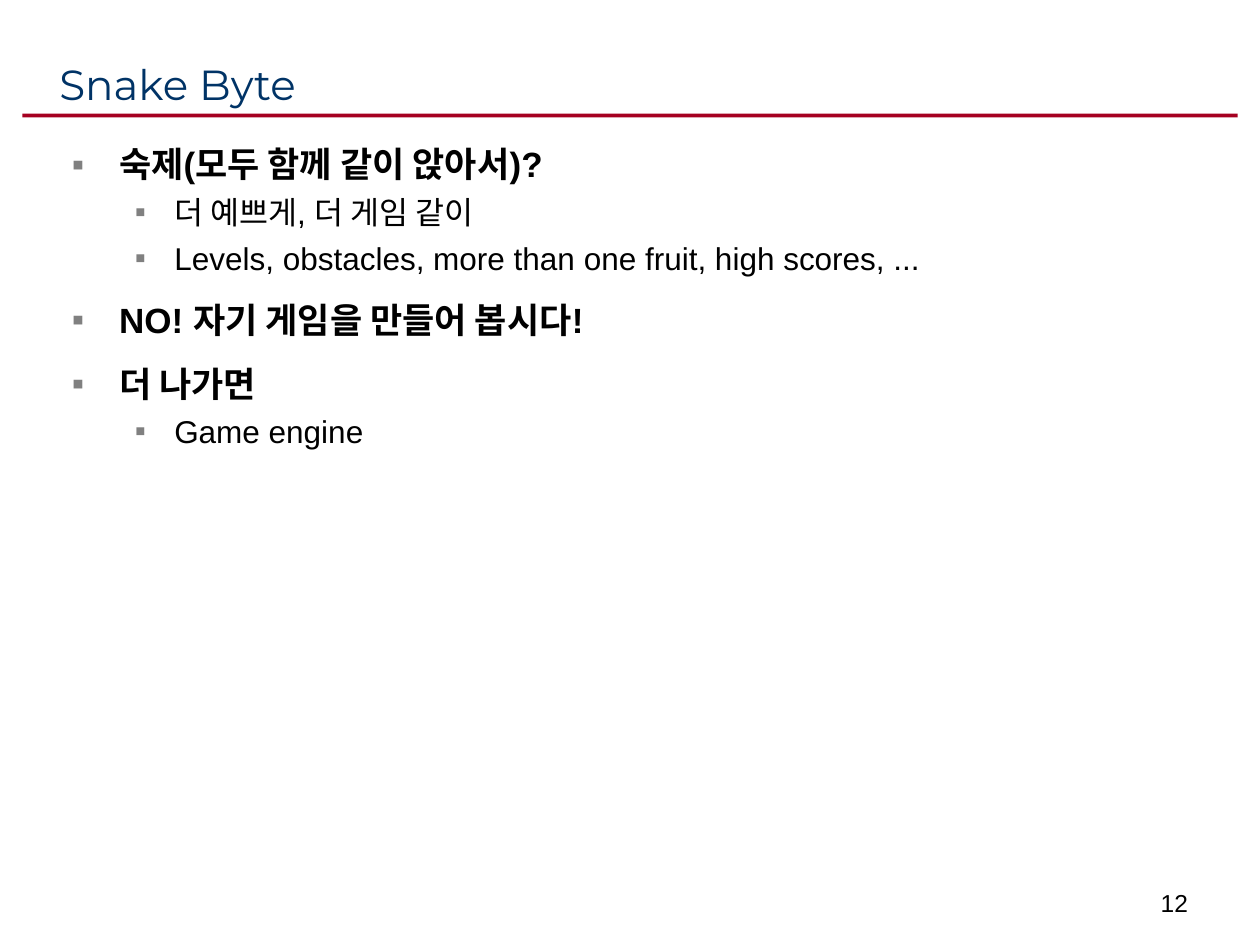
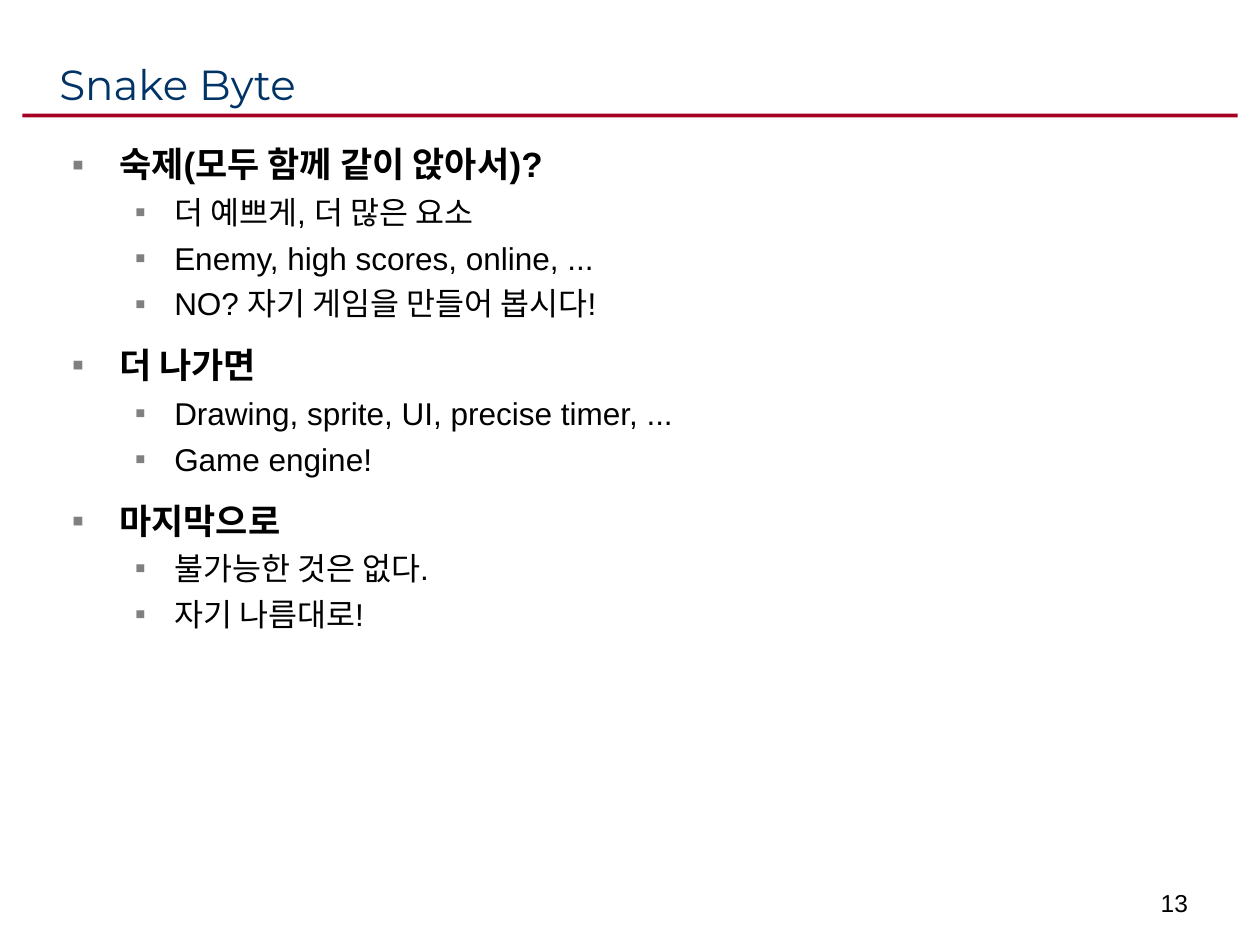
Before and after one commit to lazy5f/tutorial, a slide deck: slide 13 of pyqt/pyqt-ienpro.ppt (slide 12 before the commit). Drawn at 1260x945 pixels with LibreOffice and Linux fonts; fonts in the diff are those of the drawing. Boxes give left, top, right and bottom in pixels: in the first picture for what was removed or moved away, otherwise in the second. Text is boxed around its words. In the diff, an @@ line names an element or a change of style, - is before the commit and + after.

```diff
--- a/pyqt/pyqt-ienpro.ppt
+++ b/pyqt/pyqt-ienpro.ppt
@@ text at [174, 198, 597, 318]: text changed @@
-  ▪ 더 예쁘게, 더 게임 같이
-  ▪ Levels, obstacles, more than one fruit, high scores, ...
-▪ NO! 자기 게임을 만들어 봅시다!
+  ▪ 더 예쁘게, 더 많은 요소
+  ▪ Enemy, high scores, online, ...
+  ▪ NO? 자기 게임을 만들어 봅시다!
@@ text at [119, 402, 638, 629]: text changed @@
-  ▪ Game engine
+  ▪ Drawing, sprite, UI, precise timer, ...
+  ▪ Game engine!
+▪ 마지막으로
+  ▪ 불가능한 것은 없다.
+  ▪ 자기 나름대로!
@@ page number at [1161, 895, 1188, 913]: text changed @@
-12
+13
```
Also in this commit, not shown: 2 other slides changed, 1 slide added, 11 other files.
